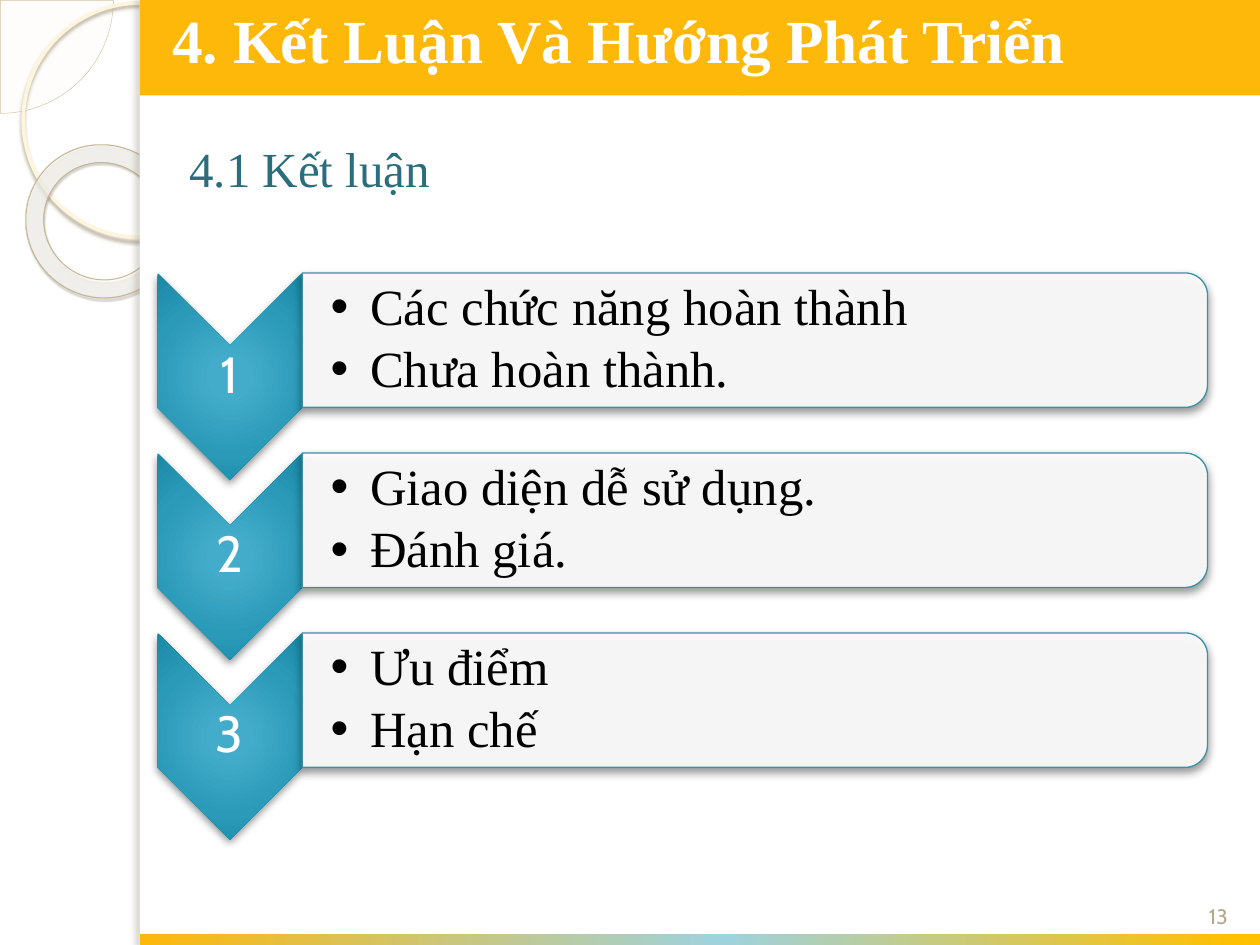
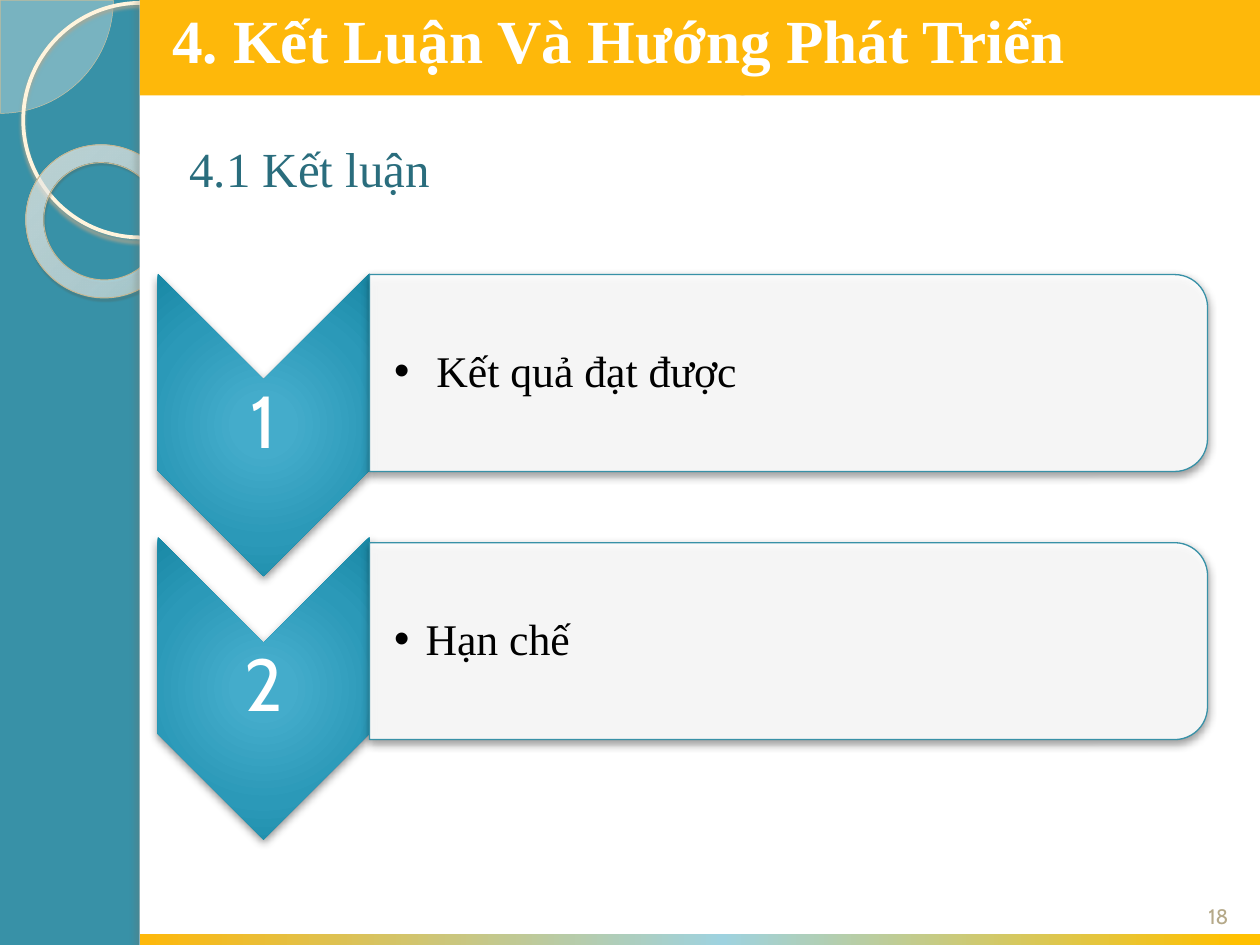
Before and after one commit to chiendv1992/webbanhang, a slide deck: slide 18 of bc/slide bv.pptx (slide 13 before the commit). Drawn at 1260x945 pixels with LibreOffice and Linux fonts; fonts in the diff are those of the drawing; background and template pictures are left out. Boxes give left, top, right and bottom in pixels: in the first picture for what was removed or moved away, otherwise in the second. Text is boxed around its words. In the diff, an @@ line names an element or a change of style, - is before the commit and + after.

```diff
--- a/bc/slide bv.pptx
+++ b/bc/slide bv.pptx
@@ background picture (left out) to #3891A7 @@
@@ chevron: place and size @@
-chevron at box(157, 273, 302, 479)
+chevron at box(158, 273, 369, 576)
@@ round same rect: place and size @@
-round same rect at box(303, 273, 1208, 408)
+round same rect at box(370, 275, 1208, 472)
@@ text added at box(436, 355, 737, 395), 25 pt, text #000000 @@
+  •• Kết quả đạt được
@@ text "1": place and size @@
-text "1" at box(221, 357, 239, 393)
+text "1" at box(250, 396, 276, 448)
@@ text "1" at box(250, 396, 276, 448): size 29 to 42 pt; more space between paragraphs @@
@@ chevron: place and size @@
-chevron at box(157, 633, 302, 840)
+chevron at box(158, 537, 369, 839)
@@ text "Hạn chế": place and size @@
-text "Hạn chế" at box(370, 648, 549, 756)
+text "Hạn chế" at box(426, 623, 570, 662)
@@ text "Hạn chế" at box(426, 623, 570, 662): size 29 to 25 pt; indent changed @@
@@ round same rect: place and size @@
-round same rect at box(303, 632, 1208, 767)
+round same rect at box(370, 542, 1208, 739)
@@ text "2" at box(244, 658, 283, 711): size 29 to 42 pt; more space between paragraphs @@
@@ text "2": place and size @@
-text "2" at box(217, 536, 244, 572)
+text "2" at box(244, 658, 283, 711)
@@ text at box(370, 648, 549, 686): paragraph removed @@
-  •• Ưu điểm
@@ group removed at box(157, 289, 1208, 753): 3 texts, 1 chevron, 1 round same rect @@
-  •• Các chức năng hoàn thành
-  •• Chưa hoàn thành.
-  •• Giao diện dễ sử dụng.
-  •• Đánh giá.
-3
@@ page number at box(1208, 909, 1228, 924): text changed @@
-13
+18
```
Also in this commit, not shown: 12 other slides changed, 5 slides added, 21 other files.
